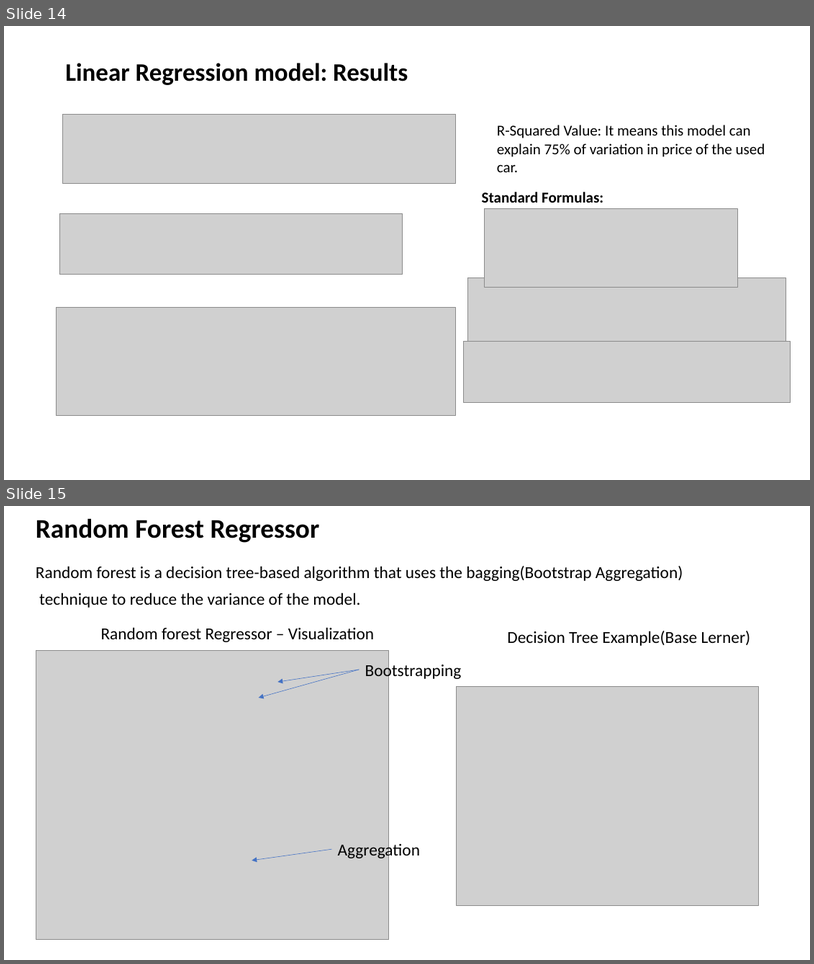
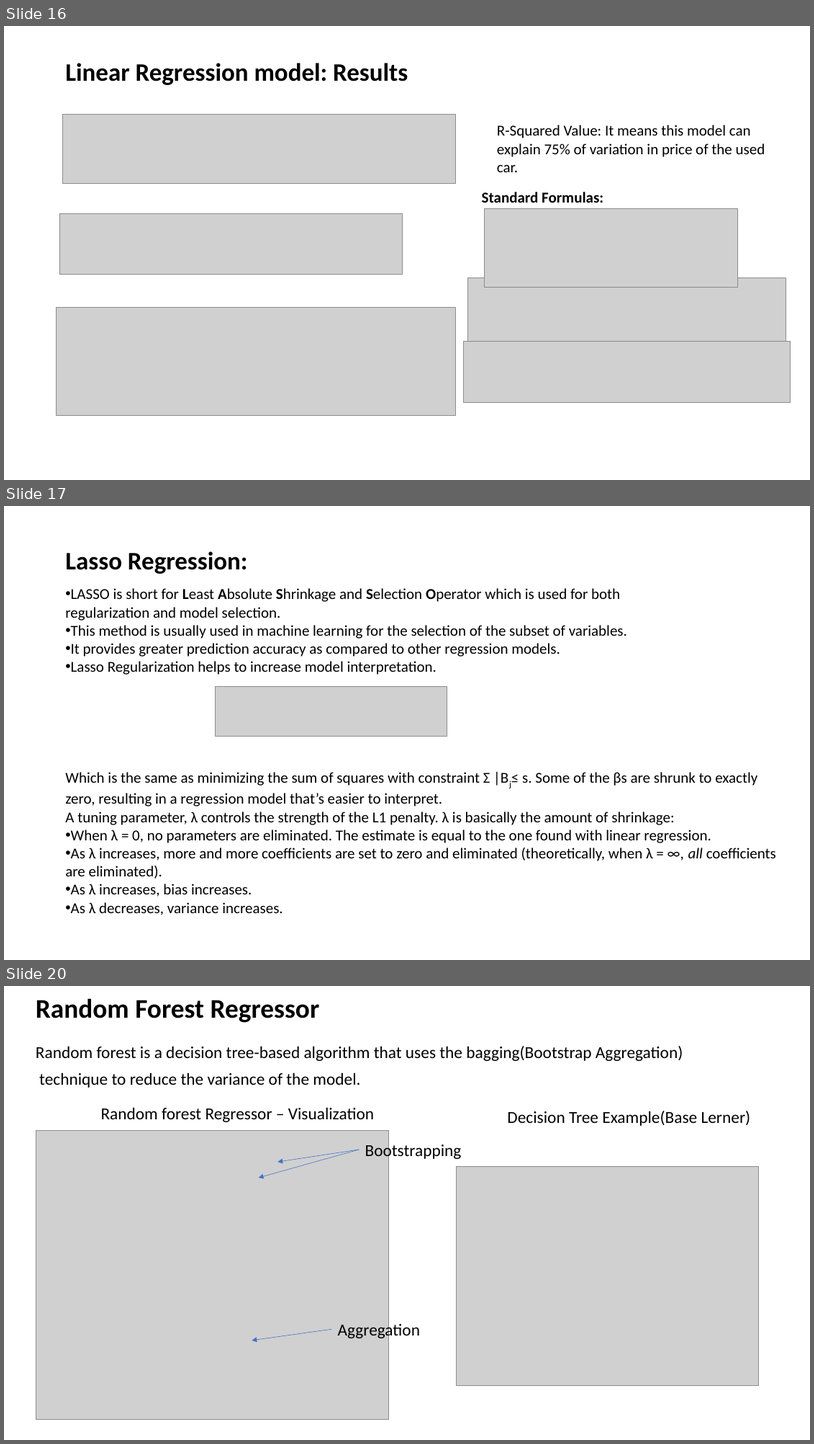
Before and after one commit to MANOJKUMAR1302/22FA_Dataverse_Team08, a slide deck: TEAM 8_FINAL_PRESENTATION.pptx. Shown one above the other, each under a label of ours: slides 14 and 15 before the commit, slides 16, 17 and 20 after it; the slides between them are not shown. The pictures are 814x964 and 814x1444 pixels, drawn with LibreOffice and Linux fonts; fonts in the diff are those of the drawing; grey boxes stand for pictures. Boxes give left, top, right and bottom in pixels: in the first picture for what was removed or moved away, otherwise in the second. Text is boxed around its words. In the diff, an @@ line names an element or a change of style, - is before the commit and + after.

```diff
--- a/TEAM 8_FINAL_PRESENTATION.pptx
+++ b/TEAM 8_FINAL_PRESENTATION.pptx
@@ slide 17 added at (x1=4, y1=506, x2=810, y2=960), background #FFFFFF @@
@@ title added at (x1=65, y1=551, x2=248, y2=574), 30 pt, text #000000, bold @@
+Lasso Regression:
@@ text added at (x1=65, y1=588, x2=628, y2=674), 18 pt, text #000000 @@
+• LASSO is short for Least Absolute Shrinkage and Selection Operator which is used for both regularization and model selection.
+• This method is usually used in machine learning for the selection of the subset of variables.
+• It provides greater prediction accuracy as compared to other regression models.
+• Lasso Regularization helps to increase model interpretation.
@@ picture added at (x1=215, y1=686, x2=448, y2=736) @@
@@ text added at (x1=65, y1=772, x2=777, y2=915), 18 pt, text #000000 @@
+Which is the same as minimizing the sum of squares with constraint Σ |Bj≤ s. Some of the βs are shrunk to exactly zero, resulting in a regression model that’s easier to interpret.
+A tuning parameter, λ controls the strength of the L1 penalty. λ is basically the amount of shrinkage:
+• When λ = 0, no parameters are eliminated. The estimate is equal to the one found with linear regression.
+• As λ increases, more and more coefficients are set to zero and eliminated (theoretically, when λ = ∞, all coefficients are eliminated).
+• As λ increases, bias increases.
+• As λ decreases, variance increases.
@@ what was slide 14 is now slide 16 @@
@@ what was slide 15 is now slide 20 @@
```
Also in this commit, not shown: 4 other slides added.
